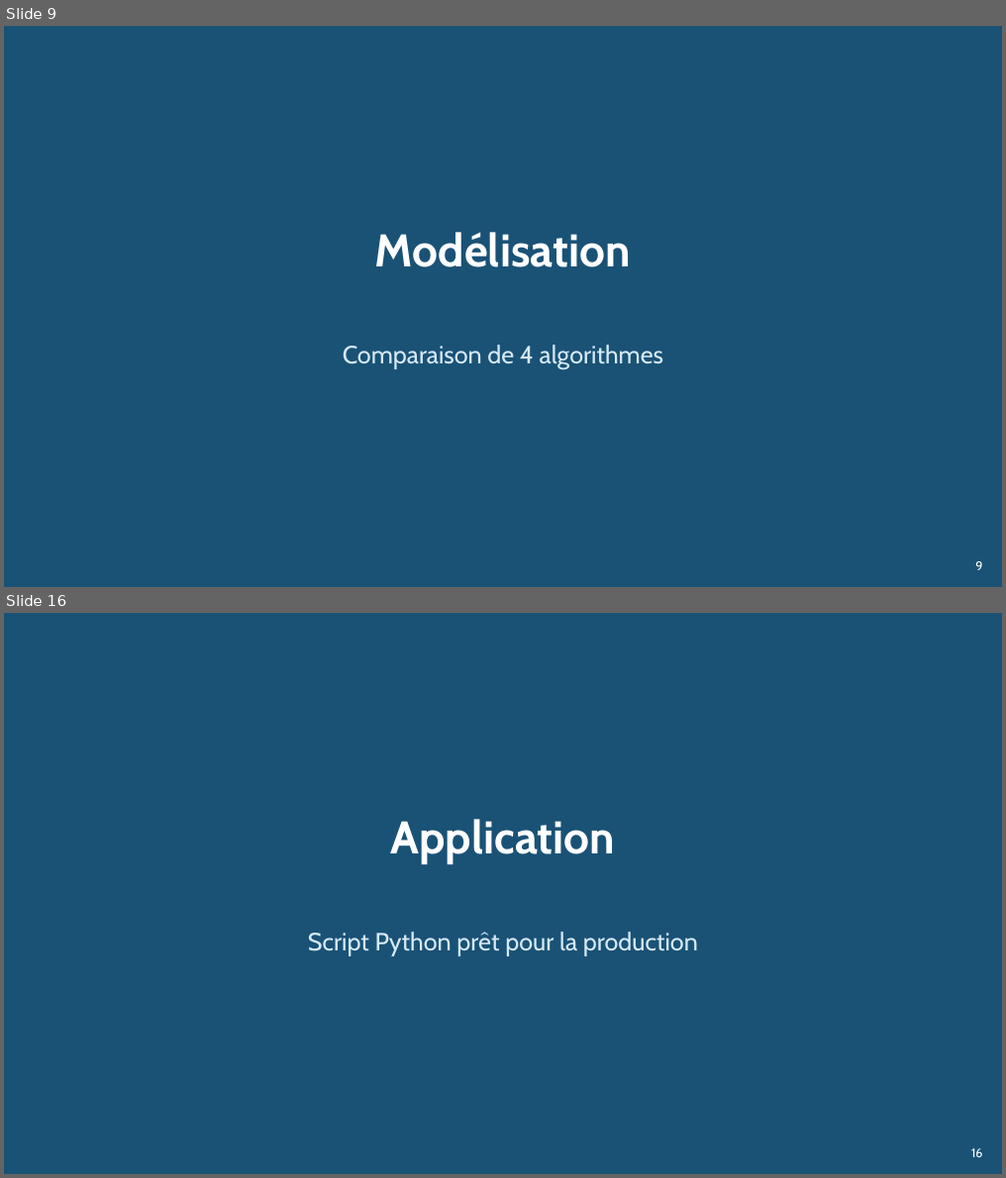
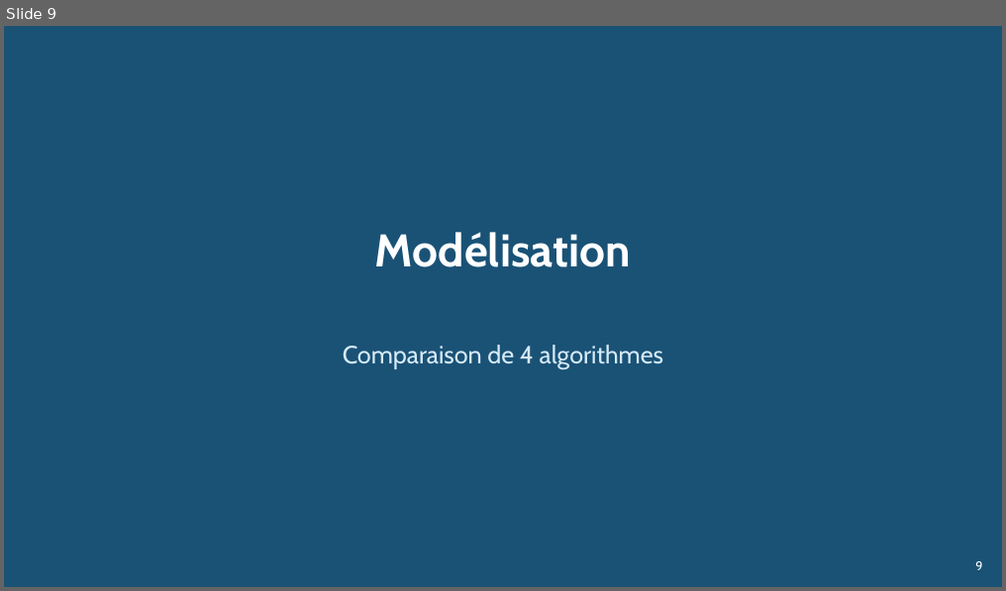
Before and after one commit to Elicesjo/PROJET-11-, a slide deck: Elices-Diez_Josy_3_Support_presentation_062026.pptx. Shown one above the other, each under a label of ours: slides 9 and 16 before the commit, slide 9 after it; the slides between them are not shown. The pictures are 1006x1178 and 1006x591 pixels, drawn with LibreOffice and Linux fonts; fonts in the diff are those of the drawing. Boxes give left, top, right and bottom in pixels: in the first picture for what was removed or moved away, otherwise in the second. Text is boxed around its words. In the diff, an @@ line names an element or a change of style, - is before the commit and + after.

Commit message:
Finalise projet détection de faux billets : notebook, script, présentation

```diff
--- a/Elices-Diez_Josy_3_Support_presentation_062026.pptx
+++ b/Elices-Diez_Josy_3_Support_presentation_062026.pptx
@@ slide 16 removed at box(4, 613, 1002, 1174), background #FFFFFF @@
@@ rectangle removed at box(4, 613, 1002, 1174) @@
@@ text removed at box(391, 819, 616, 864) @@
-Application
@@ text removed at box(308, 932, 698, 957) @@
-Script Python prêt pour la production
@@ text removed at box(971, 1149, 983, 1157) @@
-16
```
Also in this commit, not shown: 13 slides changed, 4 slides added, 1 other slide removed, 18 other files.
